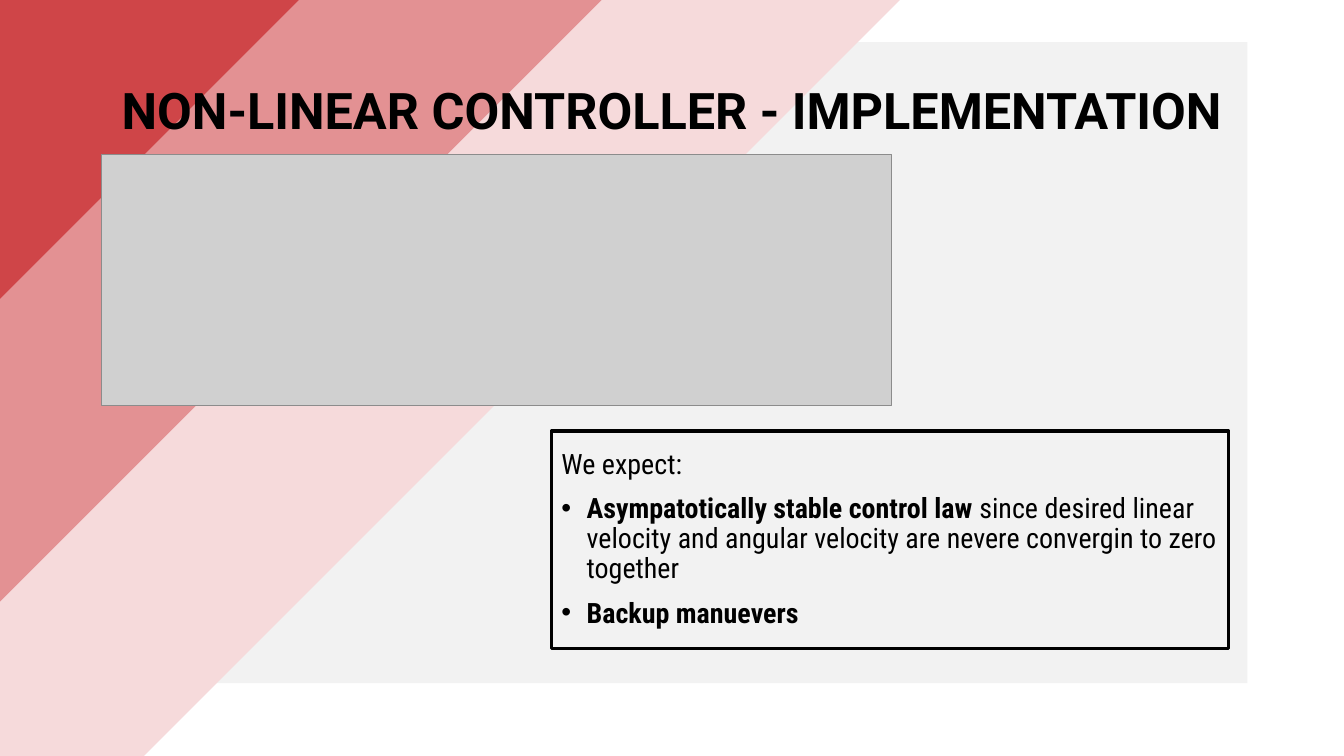
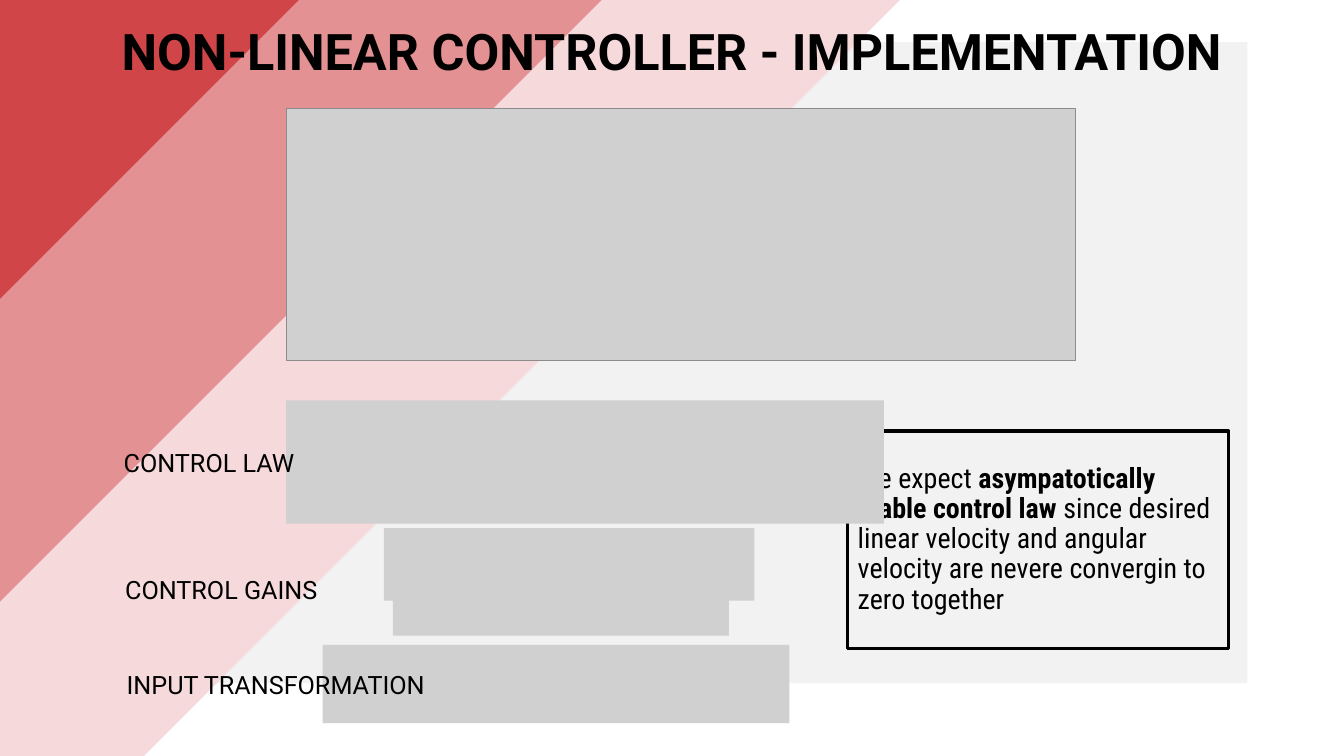
Before and after one commit to PippoGot/R-C2, a slide deck: slide 17 of documentation/presentation.pptx. Drawn at 1344x756 pixels with LibreOffice and Linux fonts; fonts in the diff are those of the drawing; grey boxes stand for pictures. Boxes give left, top, right and bottom in pixels: in the first picture for what was removed or moved away, otherwise in the second. Text is boxed around its words. In the diff, an @@ line names an element or a change of style, - is before the commit and + after.

```diff
--- a/documentation/presentation.pptx
+++ b/documentation/presentation.pptx
@@ text "NON-LINEAR CONTROLLER - IMPLEMENTATION": place and size @@
-text "NON-LINEAR CONTROLLER - IMPLEMENTATION" at bbox=[122, 83, 1222, 141]
+text "NON-LINEAR CONTROLLER - IMPLEMENTATION" at bbox=[122, 24, 1222, 82]
@@ picture: place and size @@
-picture at bbox=[102, 154, 892, 405]
+picture at bbox=[286, 109, 1077, 360]
@@ picture added at bbox=[286, 400, 884, 523] @@
@@ text added at bbox=[124, 449, 295, 477], 18 pt, text #000000 @@
+CONTROL LAW
@@ rectangle "We expect asympatotically stable control ...": place and size @@
-rectangle "We expect asympatotically stable control ..." at bbox=[552, 432, 1229, 648]
+rectangle "We expect asympatotically stable control ..." at bbox=[848, 432, 1229, 648]
@@ text in rectangle at bbox=[858, 467, 1211, 615]: text changed @@
-We expect:
-• Asympatotically stable control law since desired linear velocity and angular velocity are nevere convergin to zero together
-• Backup manuevers
+We expect asympatotically stable control law since desired linear velocity and angular velocity are nevere convergin to zero together
@@ picture added at bbox=[384, 528, 755, 601] @@
@@ text added at bbox=[125, 581, 317, 600], 18 pt, text #000000 @@
+CONTROL GAINS
@@ picture added at bbox=[393, 595, 729, 635] @@
@@ picture added at bbox=[323, 645, 789, 724] @@
@@ text added at bbox=[127, 676, 425, 700], 18 pt, text #000000 @@
+INPUT TRANSFORMATION
```
Also in this commit, not shown: 11 other slides changed, 11 other files.
